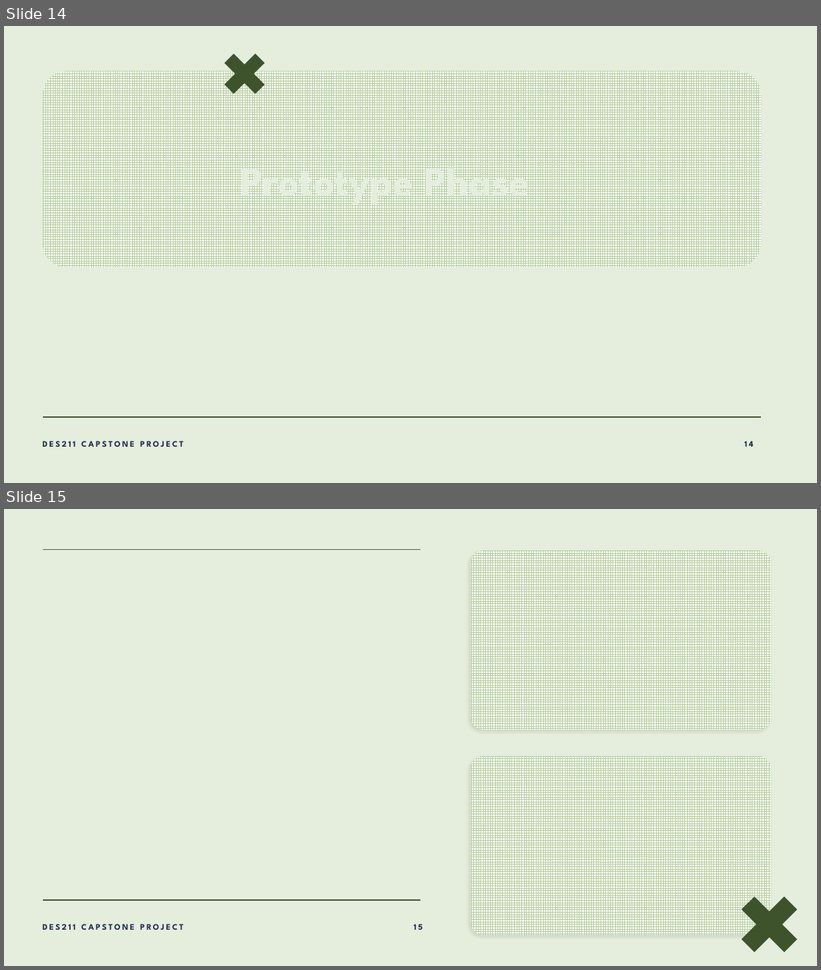
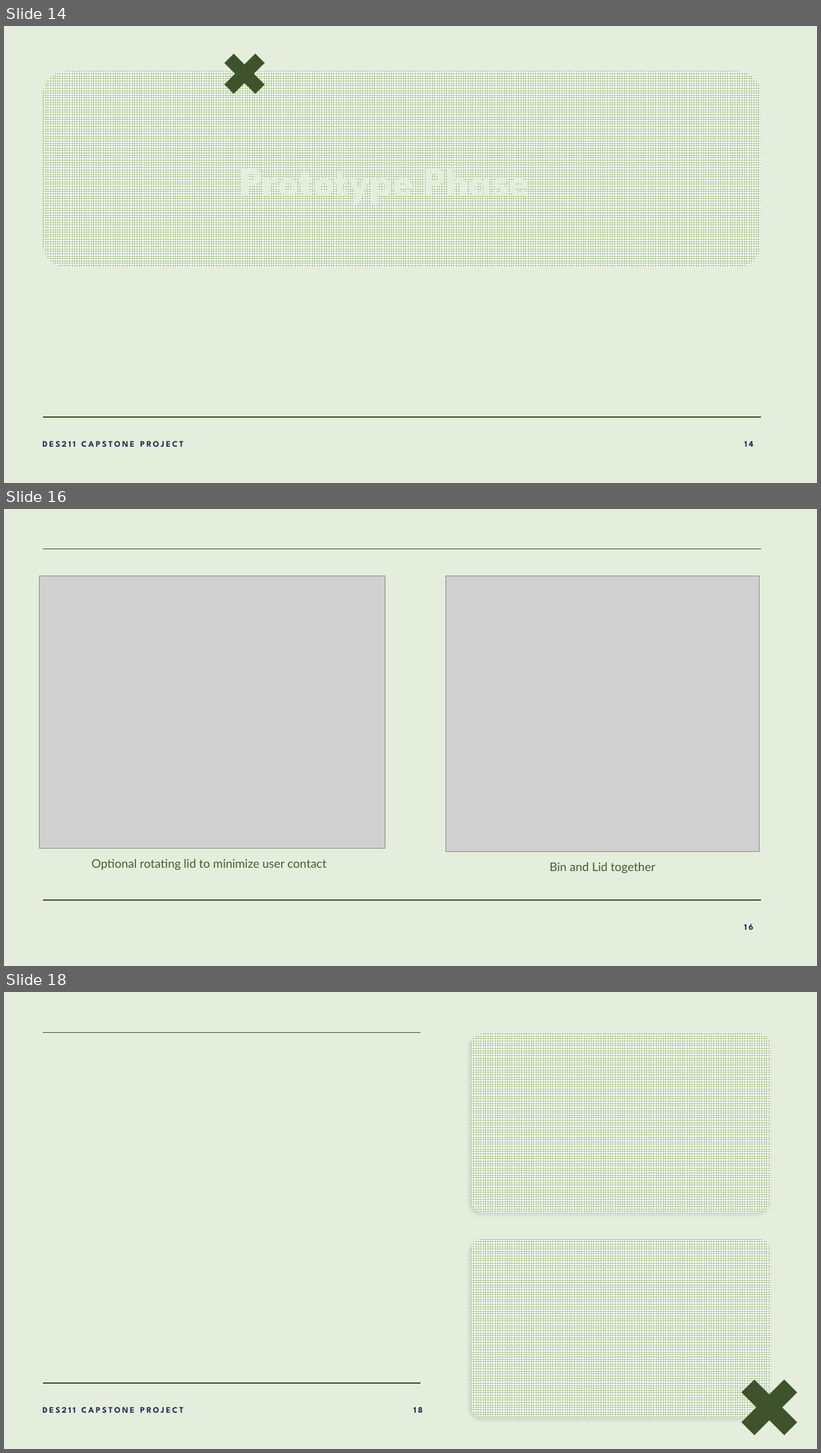
Before and after one commit to lalitm1004/DES211-CCD, a slide deck: presentation.pptx. Shown one above the other, each under a label of ours: slides 14 and 15 before the commit, slides 14, 16 and 18 after it; the slides between them are not shown. The pictures are 821x970 and 821x1453 pixels, drawn with LibreOffice and Linux fonts; fonts in the diff are those of the drawing; grey boxes stand for pictures; background and template pictures are left out. Boxes give left, top, right and bottom in pixels: in the first picture for what was removed or moved away, otherwise in the second. Text is boxed around its words. In the diff, an @@ line names an element or a change of style, - is before the commit and + after.

```diff
--- a/presentation.pptx
+++ b/presentation.pptx
@@ slide 16 added at (x1=4, y1=509, x2=817, y2=966), background #E5EDDD; not listed: 1 template element that a slide beside it also shows @@
@@ line added from (43, 549) to (761, 549), #3E532A 1 pt @@
@@ picture added at (x1=40, y1=576, x2=385, y2=848) @@
@@ picture added at (x1=446, y1=576, x2=759, y2=852) @@
@@ text added at (x1=92, y1=859, x2=327, y2=870), 14 pt, text #435F30 @@
+Optional rotating lid to minimize user contact
@@ text added at (x1=550, y1=862, x2=655, y2=874), 14 pt, text #435F30 @@
+Bin and Lid together
@@ page number added at (x1=745, y1=924, x2=754, y2=930), 10 pt, text #222F51, bold @@
+16
@@ what was slide 15 is now slide 18 @@
```
Also in this commit, not shown: 2 other slides added, 1 other file.
